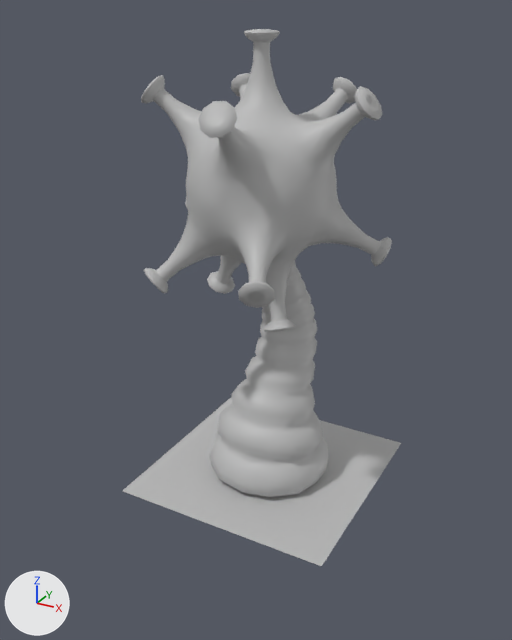
What one commit did to the FBX model Assets/Models/Components/N. Semplice/Neurone_low.fbx.
Rendered twice from a 50 mm camera at (1.33, -2.55, 2.03) aimed at (-0.02, -0.1, 0.81). Lighting does not change. The marker at lower left points along +X, +Y and +Z. Where no turn or scale is listed for an object, it has been applied to the vertices.

In view in the first picture: 'Neurone_low'.
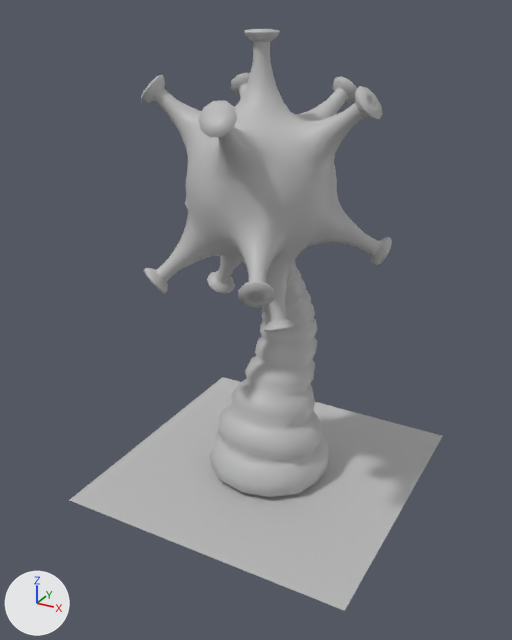
The newer file is also rescaled (x1.499) as a whole; pictures and numbers use the older file's frame.

What differs and where, as boxes [x1, y1, x2, y2] in the pictures (512 x 640 px; the box of a moved part takes in the faces that stretch with it):
'Neurone_low', reshaped (10% narrower, 13% shorter)
    before: [123, 29, 401, 566]
    after: [141, 29, 392, 497]
'Base_Neurone_low', added
    after: [70, 377, 443, 611]
part 1 of me_mesh, deleted
    before: [123, 397, 401, 566]
part 2 of me_mesh, moved or reshaped
    before: [144, 77, 384, 286]
    after: [144, 76, 384, 286]

The change in detail:
me_mesh is used by ob_neurone_low; location (0.0, 0.0, 0.0).
me_mesh had 2752 vertices, 2835 faces and spanned x -0.51..0.5, y -0.59..0.5, z 0.0..1.96.
me_mesh now has 2748 vertices, 2834 faces and spans x -0.51..0.49, y -0.59..0.43, z 0.0..1.96.
me_mesh part 1: the loose piece of 4 vertices spanning x -0.5..0.5, y -0.5..0.5, z 0.0 is deleted.
Part 2, on me_mesh:
19 vertices are removed from x -0.46..0.43, y -0.57..0.39, z 1.02..1.77.
118 faces are deleted.
5 vertices move within x -0.42..0.43, y -0.4..0.34, z 1.03..1.72.
19 vertices are added at x -0.46..0.44, y -0.58..0.39, z 1.03..1.78.
118 new faces join them.
me_mesh no longer uses material mat_lambert4 (grey #bcbcbc).
me_mesh no longer uses material mat_lambert1 (grey #bcbcbc).
Mesh me_mesh_1 is new.
It has 57 vertices, 4 faces and spans x -0.667..0.667, y -0.667..0.667, z 0.0.
It uses material mat_lambert1 (grey #bcbcbc).
Object 'Base_Neurone_low' (ob_base_neurone_low) is new; it shows me_mesh_1.
Its location is (0.0, 0.0, 0.0).
